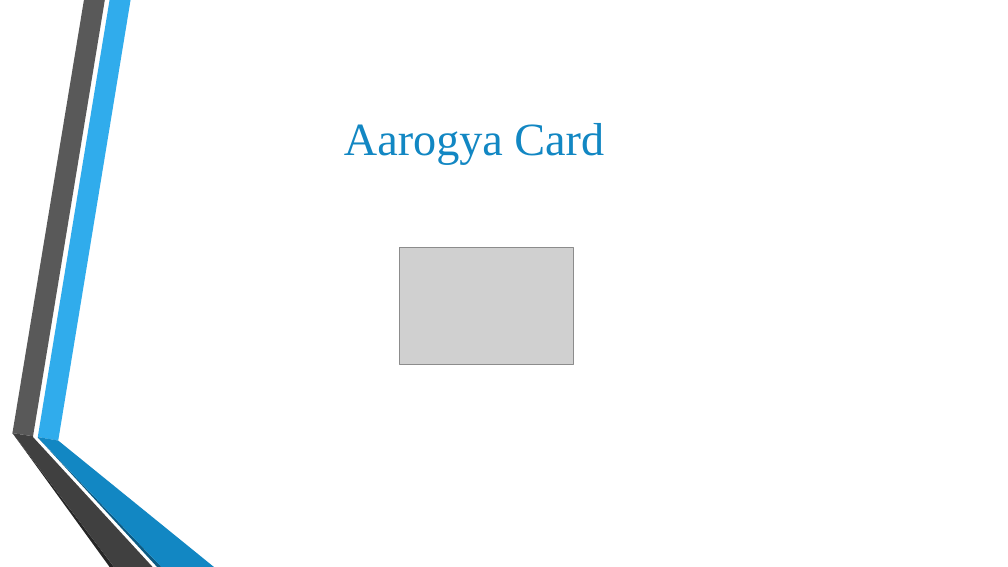
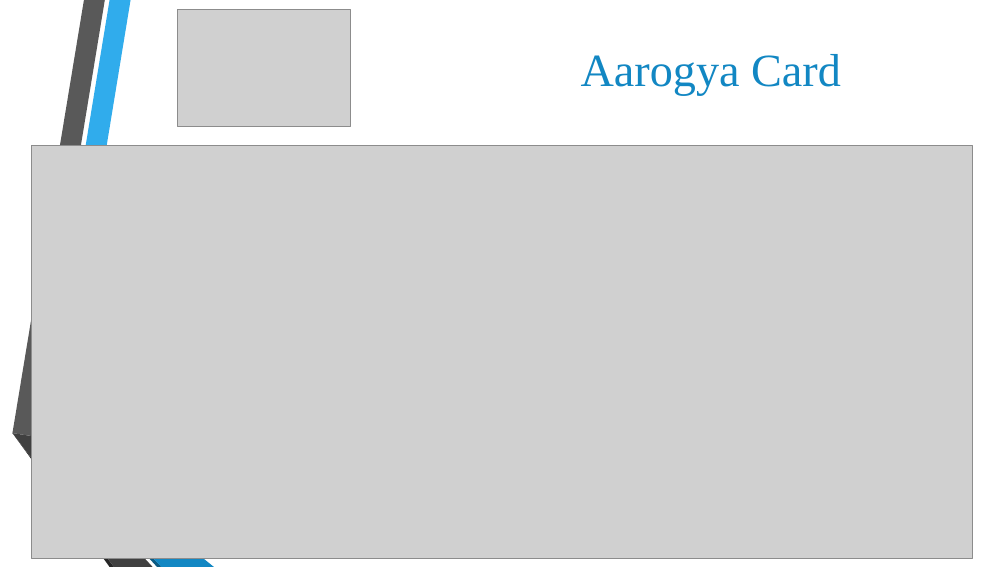
Before and after one commit to kedar3016/DIGITAL_HEALTH_CARD, a slide deck: slide 2 of Digital Health Card PPT.pptx. Drawn at 1008x567 pixels with LibreOffice and Linux fonts; fonts in the diff are those of the drawing; grey boxes stand for pictures; background and template pictures are left out. Boxes give left, top, right and bottom in pixels: in the first picture for what was removed or moved away, otherwise in the second. Text is boxed around its words. In the diff, an @@ line names an element or a change of style, - is before the commit and + after.

```diff
--- a/Digital Health Card PPT.pptx
+++ b/Digital Health Card PPT.pptx
@@ picture: place and size @@
-picture at box(400, 247, 573, 364)
+picture at box(178, 10, 351, 126)
@@ text "Aarogya Card": place and size @@
-text "Aarogya Card" at box(344, 123, 604, 164)
+text "Aarogya Card" at box(581, 54, 841, 95)
@@ picture added at box(32, 146, 972, 559) @@
```
Also in this commit, not shown: 7 other slides changed.
